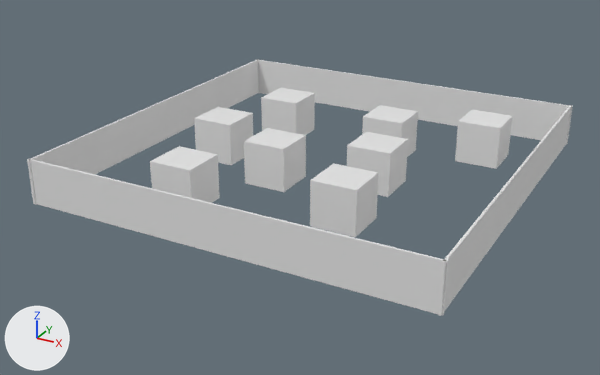
A saved change to the COLLADA model src/phi_turtlebot3_description/models/obstacle2x2/house/meshes/mesh.dae.
The view is the same before and after, from a 50 mm camera at (16.2, -31.7, 14.8) aimed at (-0.6, -1.1, -0.5). Lighting does not change. The marker at lower left points along +X, +Y and +Z. The picture after the commit comes second.

The scene before the commit, as lines of its bpy script (objects in view):
```python
ob_cube_002 = bpy.data.objects.new('Cube.002', me_cube_002)
ob_cube_002.location = (9.0, 0.0, 0.0)
ob_cube_002.scale = (0.05, 9.1, 1.0)
ob_cube_004 = bpy.data.objects.new('Cube.004', me_cube_004)
ob_cube_004.location = (5.93, 5.13, 1.0)
ob_cube_005 = bpy.data.objects.new('Cube.005', me_cube_005)
ob_cube_005.location = (-3.51, -5.79, 0.0)
ob_cube_006 = bpy.data.objects.new('Cube.006', me_cube_006)
ob_cube_006.location = (-4.0, 3.83, 0.0)
ob_cube_007 = bpy.data.objects.new('Cube.007', me_cube_007)
ob_cube_007.location = (-5.09, -0.46, 0.0)
ob_cube_008 = bpy.data.objects.new('Cube.008', me_cube_008)
ob_cube_008.location = (3.19, -4.35, 0.0)
ob_cube_009 = bpy.data.objects.new('Cube.009', me_cube_009)
ob_cube_009.location = (1.76, 3.6, 1.0)
ob_cube_010 = bpy.data.objects.new('Cube.010', me_cube_010)
ob_cube_010.location = (2.78, -0.22, 1.0)
ob_cube_011 = bpy.data.objects.new('Cube.011', me_cube_011)
ob_cube_011.location = (-1.39, -1.94, 1.0)
# also in view: 'Cube' at (0.0, 9.0, 1.0); 'Cube.001' at (0.0, -9.0, 1.0); 'Cube.003' at (-9.0, 0.0, 1.0)
```
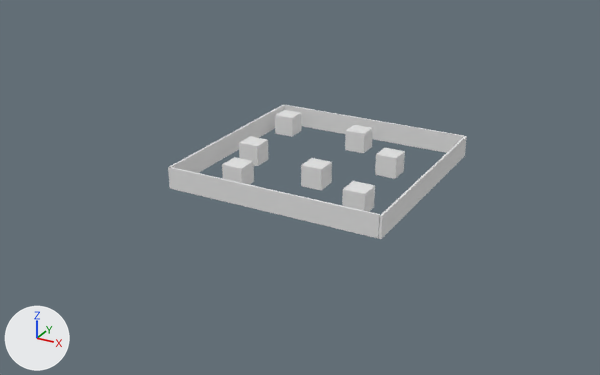
Where the newer file only moved an object's origin or applied its transform, the numbers keep the older frame.

What differs and where, as boxes (x1, y1, x2, y2) in the pictures (600 x 375 px):
'Cube.001', moved, rescaled (50% narrower, 54% shorter)
    before: (27, 159, 449, 316)
    after: (168, 167, 380, 238)
'Cube', moved, rescaled (43% narrower, 43% shorter)
    before: (256, 59, 573, 145)
    after: (283, 104, 464, 153)
'Cube.003', moved, rescaled (50% narrower, 43% shorter)
    before: (27, 59, 259, 204)
    after: (169, 105, 284, 187)
'Cube.002', moved, rescaled (34% narrower, 51% shorter)
    before: (438, 105, 572, 316)
    after: (379, 136, 467, 239)
'Cube.008', moved, rescaled
    before: (310, 163, 378, 237)
    after: (342, 181, 375, 212)
'Cube.011', moved, rescaled (49% narrower, 49% shorter)
    before: (244, 128, 306, 192)
    after: (301, 158, 332, 190)
'Cube.005', moved, rescaled (54% narrower, 50% shorter)
    before: (150, 146, 220, 203)
    after: (222, 157, 254, 185)
'Cube.004', moved, rescaled (51% narrower, 52% shorter)
    before: (455, 110, 513, 169)
    after: (345, 125, 373, 153)
'Cube.007', moved, rescaled (48% narrower, 47% shorter)
    before: (194, 107, 253, 165)
    after: (239, 136, 269, 166)
'Cube.010', moved, rescaled (50% narrower, 52% shorter)
    before: (347, 132, 408, 197)
    after: (375, 148, 405, 179)
'Cube.006', rescaled
    before: (261, 88, 315, 135)
    after: (275, 110, 301, 137)
'Cube.009', deleted
    before: (362, 105, 418, 157)

Diff of the bpy script that builds the scene:
```diff
--- a/src/phi_turtlebot3_description/models/obstacle2x2/house/meshes/mesh.dae.py
+++ b/src/phi_turtlebot3_description/models/obstacle2x2/house/meshes/mesh.dae.py
@@ me_cube_011 @@
 # used by ob_cube_011; location = (-1.39, -1.94, 1.0)
-me_cube_011.from_pydata(...)  # 8 vertices, 12 faces; spans x -1.0..1.0, y -1.0..1.0, z -1.0..1.0
+me_cube_011.from_pydata(...)  # 8 vertices, 12 faces; spans x 1.34..2.34, y -0.06..0.94, z -1.0..0.0
+# me_cube_011 part 1: the whole mesh is scaled about its middle by 0.5, then moved by (1.84, 0.44, -0.5)
 me_cube_011.materials.append(mat_material_014)
@@ me_cube_010 @@
 # used by ob_cube_010; location = (2.78, -0.22, 1.0)
-me_cube_010.from_pydata(...)  # 8 vertices, 12 faces; spans x -1.0..1.0, y -1.0..1.0, z -1.0..1.0
+me_cube_010.from_pydata(...)  # 8 vertices, 12 faces; spans x -0.5..0.5, y 0.99..1.99, z -1.0..0.0
+# me_cube_010 part 2: the whole mesh is scaled about its middle by 0.5, then moved by (0.0, 1.49, -0.5)
 me_cube_010.materials.append(mat_material_015)
@@ me_cube_004 @@
 # used by ob_cube_004; location = (5.93, 5.13, 1.0)
-me_cube_004.from_pydata(...)  # 8 vertices, 12 faces; spans x -1.0..1.0, y -1.0..1.0, z -1.0..1.0
+me_cube_004.from_pydata(...)  # 8 vertices, 12 faces; spans x -6.23..-5.23, y -2.17..-1.17, z -1.0..0.0
+# me_cube_004 part 3: the whole mesh is scaled about its middle by 0.5, then moved by (-5.73, -1.67, -0.5)
 me_cube_004.materials.append(mat_material_012)
@@ ob_cube_009 @@
-ob_cube_009 = bpy.data.objects.new('Cube.009', me_cube_009)
-ob_cube_009.location = (1.76, 3.6, 1.0)
@@ ob_cube_008 @@
 ob_cube_008 = bpy.data.objects.new('Cube.008', me_cube_008)
-ob_cube_008.location = (3.19, -4.35, 0.0)
+ob_cube_008.location = (3.19, -2.98, 0.0)
+ob_cube_008.scale = (0.5, 0.5, 0.5)
@@ ob_cube_007 @@
 ob_cube_007 = bpy.data.objects.new('Cube.007', me_cube_007)
-ob_cube_007.location = (-5.09, -0.46, 0.0)
+ob_cube_007.location = (-3.45, -0.46, 0.0)
+ob_cube_007.scale = (0.5, 0.5, 0.5)
@@ ob_cube_006 @@
 ob_cube_006.location = (-4.0, 3.83, 0.0)
+ob_cube_006.scale = (0.5, 0.5, 0.5)
@@ ob_cube_005 @@
 ob_cube_005 = bpy.data.objects.new('Cube.005', me_cube_005)
-ob_cube_005.location = (-3.51, -5.79, 0.0)
+ob_cube_005.location = (-2.63, -3.1, 0.0)
+ob_cube_005.scale = (0.5, 0.5, 0.5)
@@ ob_cube_003 @@
 ob_cube_003 = bpy.data.objects.new('Cube.003', me_cube_003)
-ob_cube_003.location = (-9.0, 0.0, 0.0)
-ob_cube_003.scale = (0.05, 9.1, 1.0)
+ob_cube_003.location = (-4.96, 0.0, 0.0)
+ob_cube_003.scale = (0.05, 5.0, 0.5)
@@ ob_cube_002 @@
 ob_cube_002 = bpy.data.objects.new('Cube.002', me_cube_002)
-ob_cube_002.location = (9.0, 0.0, 0.0)
-ob_cube_002.scale = (0.05, 9.1, 1.0)
+ob_cube_002.location = (5.08, 0.0, 0.0)
+ob_cube_002.scale = (0.05, 5.0, 0.5)
@@ ob_cube_001 @@
 ob_cube_001 = bpy.data.objects.new('Cube.001', me_cube_001)
-ob_cube_001.location = (0.0, -9.0, 0.0)
+ob_cube_001.location = (0.0, -4.96, 0.0)
+ob_cube_001.scale = (0.549, 1.0, 0.5)
@@ ob_cube @@
 ob_cube = bpy.data.objects.new('Cube', me_cube)
-ob_cube.location = (0.0, 9.0, 0.0)
+ob_cube.location = (0.0, 5.02, 0.0)
+ob_cube.scale = (0.549, 1.0, 0.5)
```
